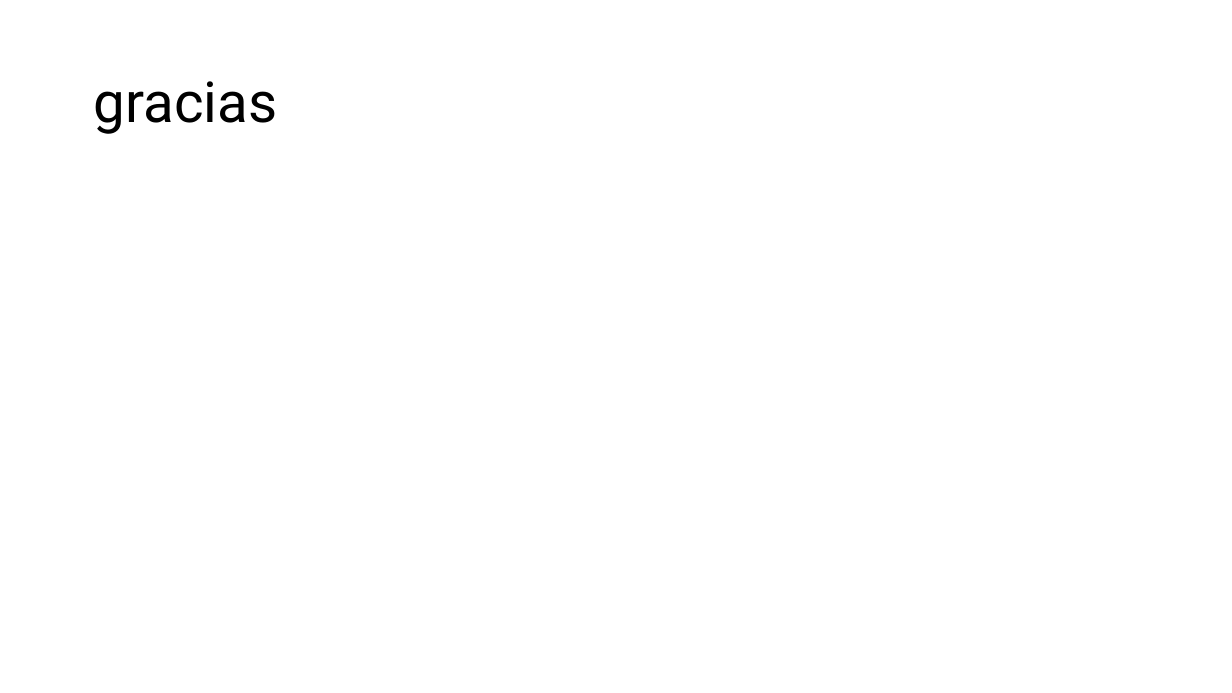
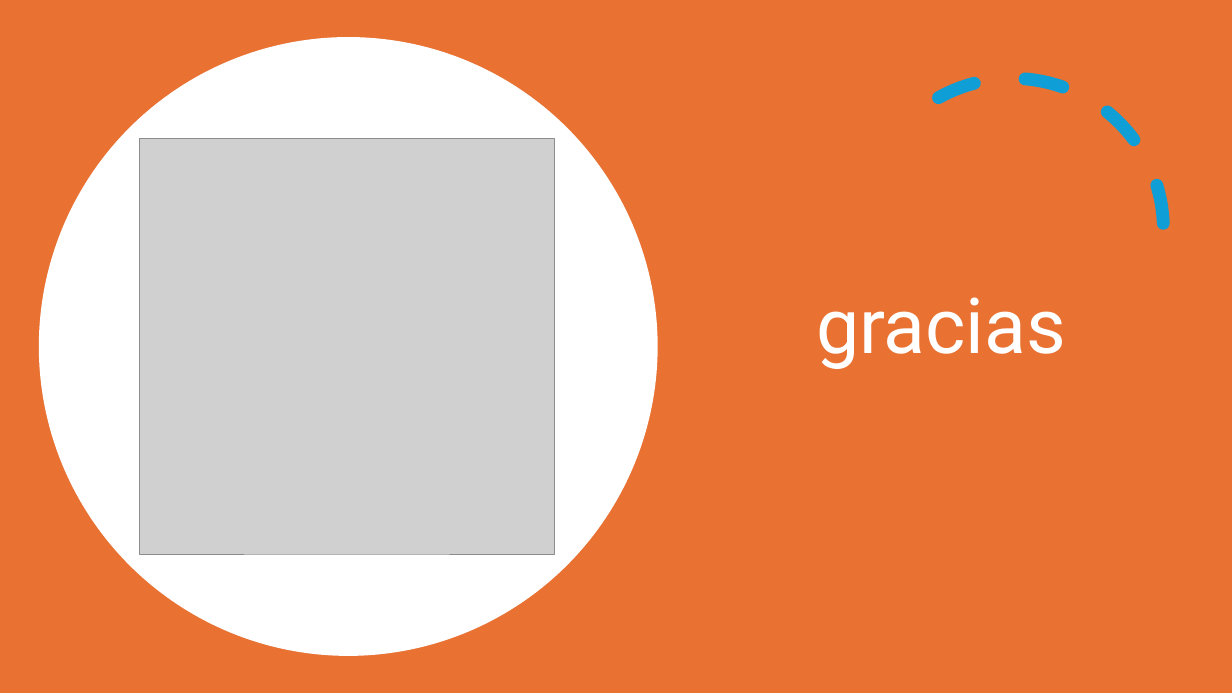
Before and after one commit to juban1234/trimestre-5, a slide deck: slide 5 of carlos/Arquitectura de diseño de programacion.pptx. Drawn at 1232x693 pixels with LibreOffice and Linux fonts; fonts in the diff are those of the drawing; grey boxes stand for pictures. Boxes give left, top, right and bottom in pixels: in the first picture for what was removed or moved away, otherwise in the second. Text is boxed around its words. In the diff, an @@ line names an element or a change of style, - is before the commit and + after.

```diff
--- a/carlos/Arquitectura de diseño de programacion.pptx
+++ b/carlos/Arquitectura de diseño de programacion.pptx
@@ rectangle added at box(0, 0, 1232, 693), fill #E97132 @@
@@ ellipse added at box(39, 37, 658, 656), fill #FFFFFF @@
@@ title "gracias": place and size @@
-title "gracias" at box(94, 81, 277, 134)
+title "gracias" at box(816, 297, 1066, 369)
@@ title "gracias" at box(816, 297, 1066, 369): size 44 to 60 pt, text colour #000000 to #FFFFFF; alignment left to centre; vertical alignment middle to bottom @@
@@ arc (boxed as its full ellipse) added at box(861, 79, 1164, 381), outline #0F9ED5 10 pt dashed @@
@@ picture added at box(140, 139, 555, 554) @@
```
Also in this commit, not shown: 3 other slides changed, 52 other files.
